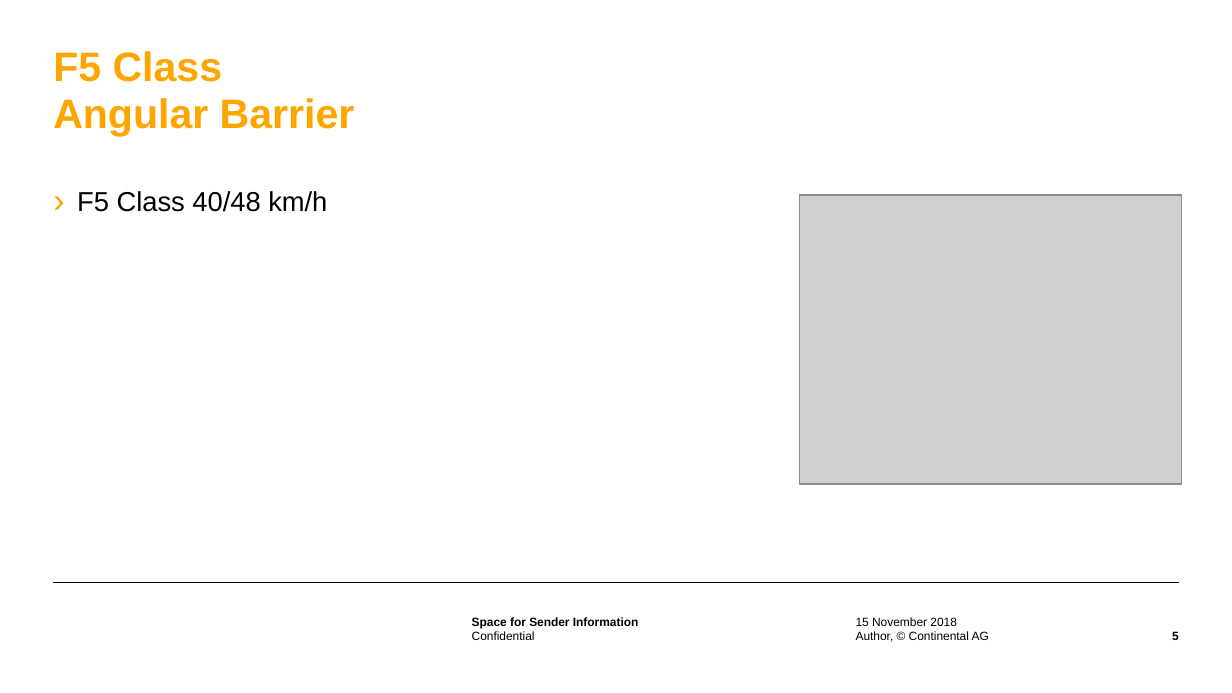
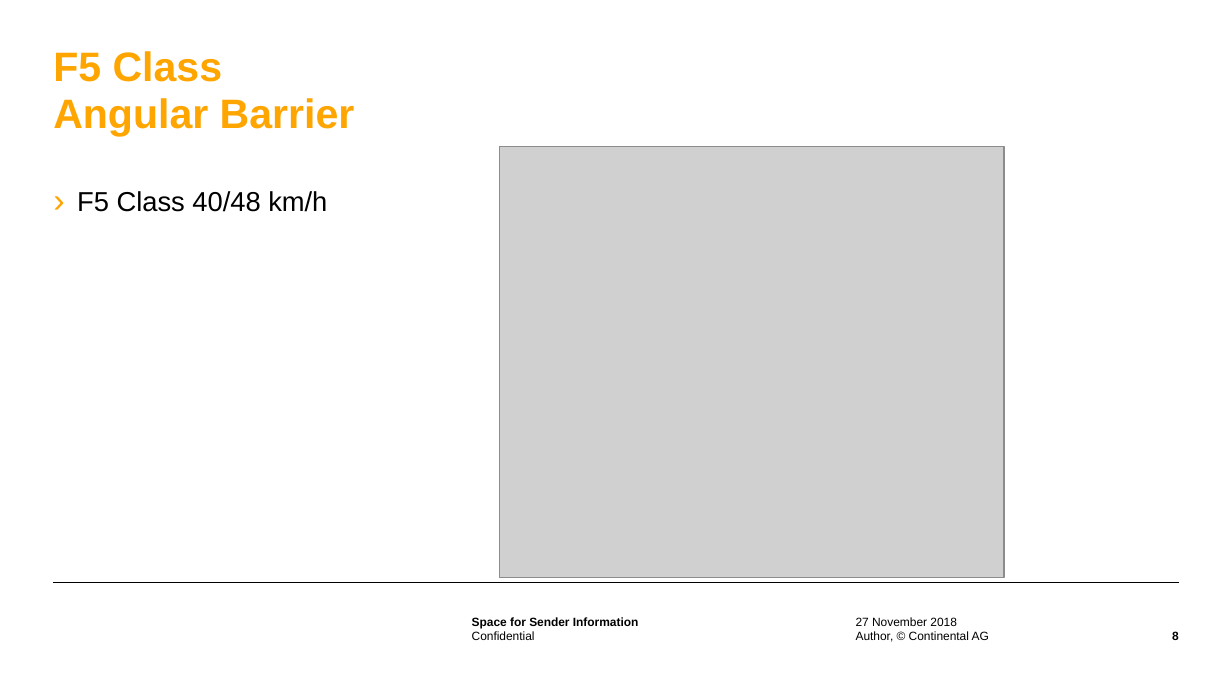
Before and after one commit to contitimisoara/continental-challenge, a slide deck: slide 8 of DataSetForClassificationChallenge.pptx (slide 5 before the commit). Drawn at 1232x693 pixels with LibreOffice and Linux fonts; fonts in the diff are those of the drawing; grey boxes stand for pictures; background and template pictures are left out. Boxes give left, top, right and bottom in pixels: in the first picture for what was removed or moved away, otherwise in the second. Text is boxed around its words. In the diff, an @@ line names an element or a change of style, - is before the commit and + after.

```diff
--- a/DataSetForClassificationChallenge.pptx
+++ b/DataSetForClassificationChallenge.pptx
@@ picture: place and size @@
-picture at [800,195,1181,484]
+picture at [500,147,1004,577]
@@ text at [856,617,957,626]: text changed @@
-15 November 2018
+27 November 2018
```
Also in this commit, not shown: 9 other slides changed, 5 slides added, 3 other files.
